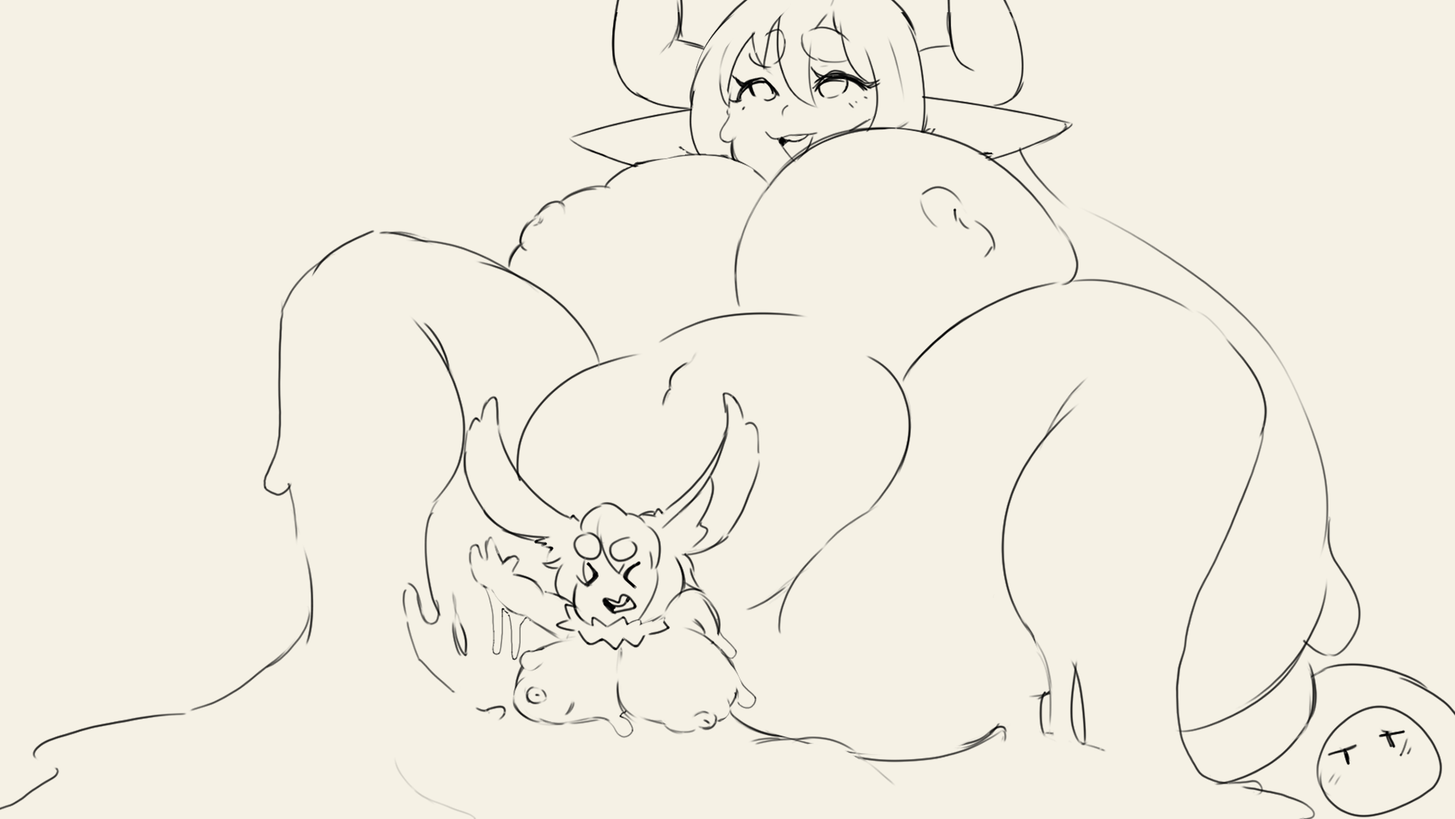
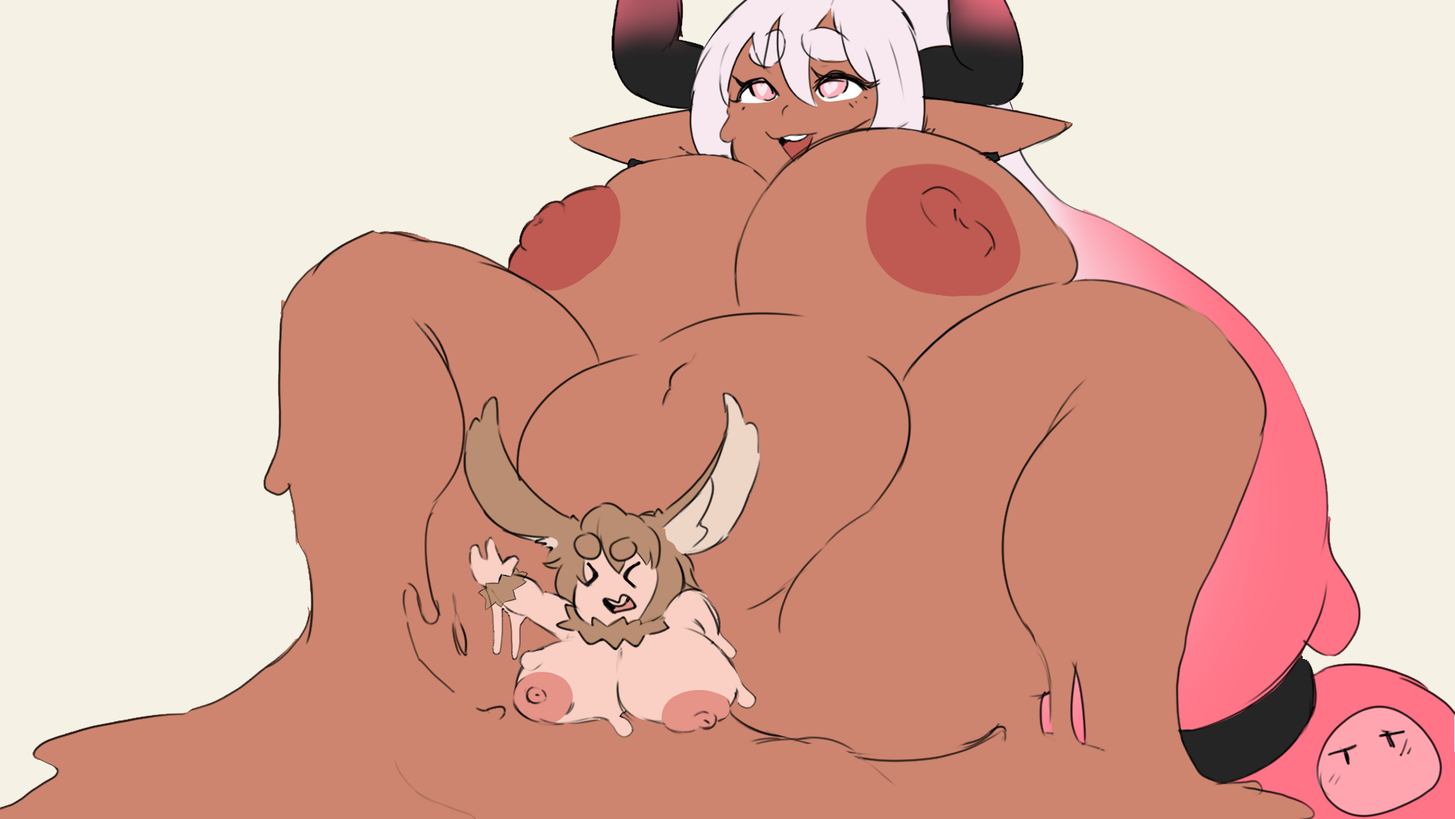
Revision of a layered 1455 × 819 image; what changed, layer by layer:
added layer "extra lines" in group "Escape" over box(477, 0, 1015, 611)
added layer "Lines" in group "Escape" over box(0, 0, 1455, 819)
added group "Kurin" with 4 layers in group "Escape" over box(419, 325, 780, 746)
added layer "light brown" in group "Kurin" over box(501, 386, 768, 556)
added layer "brown" in group "Kurin" over box(454, 360, 780, 650)
added layer "pink" (1st of 2, in "Escape" › "Kurin") in group "Kurin" over box(510, 598, 732, 746)
added layer "Base" in group "Kurin" over box(419, 325, 761, 738)
added group "Maki" with 8 layers in group "Escape" over box(504, 0, 1455, 819)
added layer "lightpink" (60%) in group "Maki" over box(1316, 707, 1441, 816)
moved "Layer 1" into group "Maki", painted on it over box(0, 0, 1455, 819)
added layer "pinkishwhite" in group "Maki" over box(689, 0, 1455, 819)
added layer "pink" (2nd of 2, in "Escape" › "Maki") in group "Maki" over box(751, 75, 847, 101)
added layer "darkpink" in group "Maki" over box(504, 133, 1022, 298)
added layer "Layer 3" in group "Maki" over box(611, 0, 1024, 66)
added layer "black" in group "Maki" over box(579, 0, 1319, 783)
added layer "white" in group "Maki" over box(737, 76, 863, 142)
added layer "Layer 2" in group "Escape" over box(0, 0, 1455, 819)
